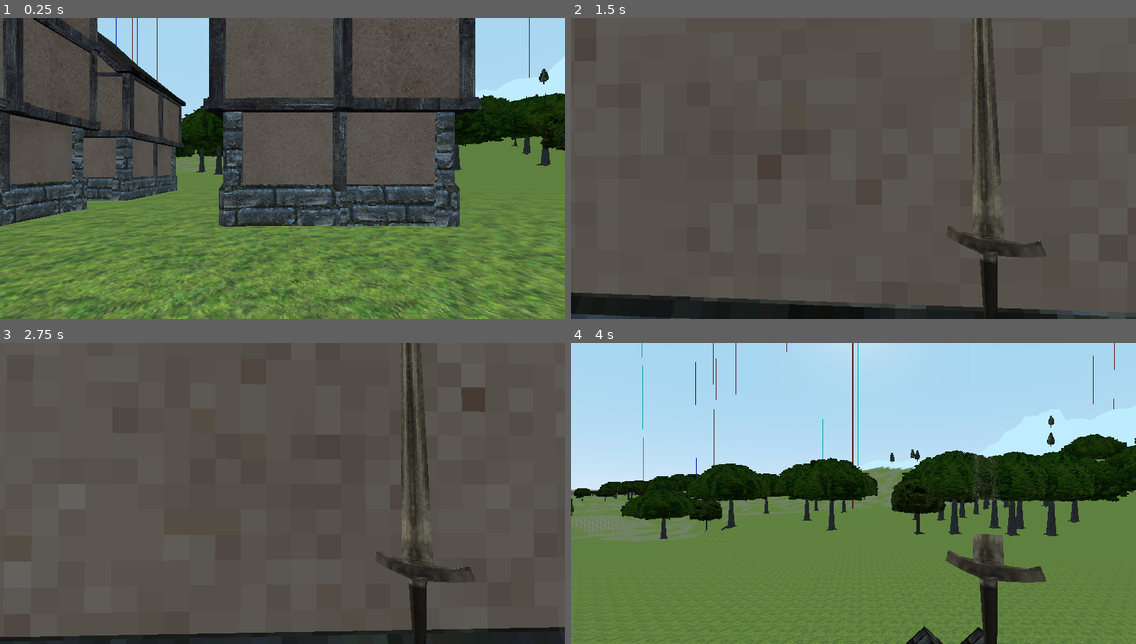
Above: before the commit, frames 1-4 (two rows, left to right).
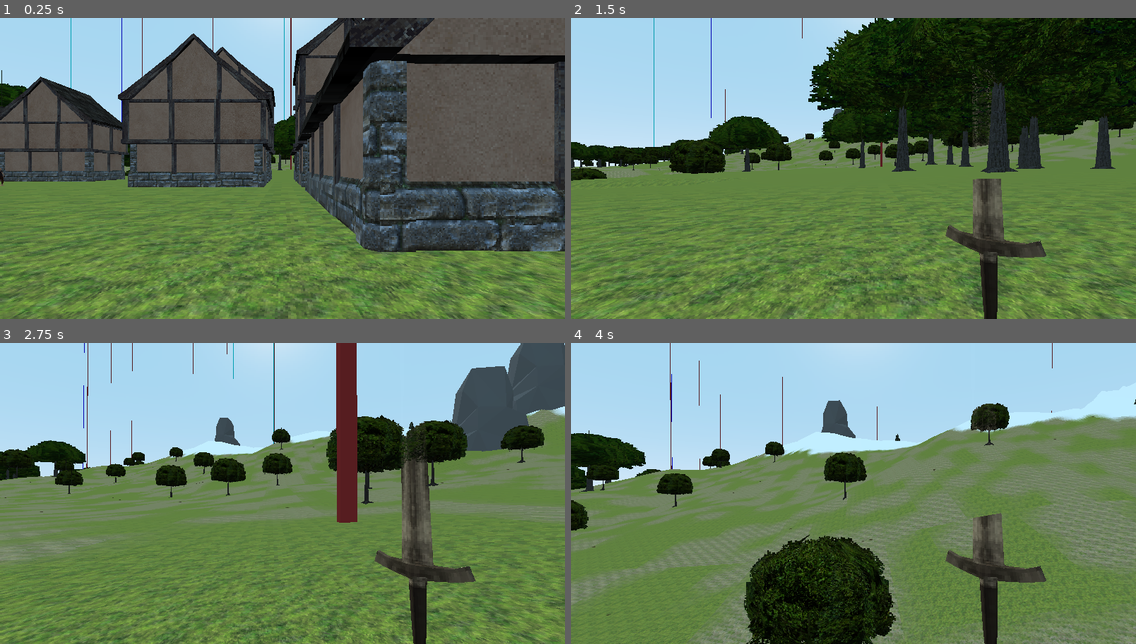
Above: after the commit, the same moments.

Repository: itaden1/webRPG
Game: Godot game, scene res://Scenes/TestNewGen.tscn
Same seed, same stepped clock (60 frames per second), same inputs: the game is played once before the commit and once after it. This scene is started directly instead of the project's main scene.
Inputs (mouse positions are in pixels of both pictures, inside the frame that each line leads up to):
- Up to frame 1 (0.25 s): no input
- Up to frame 2 (1.5 s): tap Enter (ui_accept) at 0.5, 0.77 s; move the mouse to (881, 168) at 0.52 s; press the mouse at (881, 168) at 0.53 s; hold W from 0.53 s (still down); move the mouse to (825, 168) at 1.27 s; release the mouse at (825, 168) at 1.28 s; tap X (DrawSheathWeapon) at 1.35 s
- Up to frame 3 (2.75 s): keep holding W; tap Enter (ui_accept) at 1.52 s; move the mouse to (293, 487) at 2.02 s; hold F (Interact) from 2.03 s (still down)
- Up to frame 4 (4 s): move the mouse to (847, 499) at 2.77 s; release F (Interact) at 2.78 s; tap Tab (ToggleMouse) at 2.85 s; tap Enter (ui_accept) at 3.02, 3.77 s; move the mouse to (1023, 538) at 3.52 s; release W at 3.53 s; hold A from 3.53 s (still down); hold Space from 3.53 s (still down)

The runs differ from the first frame. In frame 1, 63% of the frame differs, in the area x 0-100%, y 0-100%; in frame 2, 96%; in frame 3, 95%; in frame 4, 41%.

Commit message:
refactor town. wip dungeon

Diff:
--- a/Scenes/Dungeons/Dungeon.gd
+++ b/Scenes/Dungeons/Dungeon.gd
@@ -60,19 +60,26 @@
 	for r in grid.keys():
 		# if grid[r] == 1:
 
+		var vec = Utilities.key_as_vec(r)
+		var f_block = floor_block.instance()
+		f_block.transform.origin.x = vec.x * offset
+		f_block.transform.origin.z = vec.y * offset
+		base_node.add_child(f_block)
+		# var mask = Utilities.get_four_bit_bitmask_from_grid(grid, vec)
 
-		# var mask = Utilities.get_four_bit_bitmask_from_grid(grid, vec)
+
+		# roof
+		var r_block = floor_block.instance()
+		r_block.transform.origin.x = vec.x * offset
+		r_block.transform.origin.z = vec.y * offset
+		r_block.transform.origin.y = 10
+		base_node.add_child(r_block)
 
 		var block = get_block(grid[r], Constants.DUNGEON_TYPES.CRYPT, 0)
 
 		if block == null:
 			continue
 
-		var vec = Utilities.key_as_vec(r)
-		var f_block = floor_block.instance()
-		f_block.transform.origin.x = vec.x * offset
-		f_block.transform.origin.z = vec.y * offset
-		base_node.add_child(f_block)
 
 		var inst: Spatial = block.scene.instance()
 		inst.rotate(Vector3.UP, deg2rad(block.rotation))
@@ -82,11 +89,6 @@
 		inst.transform.origin.x = vec.x * offset
 		inst.transform.origin.z = vec.y * offset
 
-		# roof
-		var r_block = floor_block.instance()
-		r_block.transform.origin.x = vec.x * offset
-		r_block.transform.origin.z = vec.y * offset
-		r_block.transform.origin.y = 10
-		base_node.add_child(r_block)
+
 
 	return base_node
--- a/Scenes/TestNewGen.gd
+++ b/Scenes/TestNewGen.gd
@@ -6,7 +6,11 @@
 var world_data: Dictionary
 
 
-var player_placed := false
+var town_scene: PackedScene = load("res://Scenes/Towns/Town.tscn")
+
+
+
+# var player_placed := false
 
 func _init():
 	._init()
@@ -15,6 +19,8 @@
 func _ready():
 	WorldData.generate_world()
 	world_data = WorldData.world
+
+	var player_spawn_points: Array = []
 
 	#TODO remove this variable
 	var debug_chunk_offset = 0
@@ -57,9 +63,16 @@
 					location.position.y,
 					location.position.z + chunk_position.y
 				)
-				build_town(location.layout.buildings, location_node)
+				add_child(location_node)
+				var town_instance = town_scene.instance()
+				town_instance.generate(location.layout)
+				location_node.add_child(town_instance)
+				player_spawn_points += get_player_spawn_points(
+					location.layout.buildings,
+					chunk_position,
+					location_node.global_transform.origin
+				)
 				place_npcs(location.npc_spawn_points, location_node, location.culture)
-				add_child(location_node)
 			if location.type == Constants.LOCATION_TYPES.CITY:
 				# TODO other city things
 				location_node.transform.origin = Vector3(
@@ -67,9 +80,16 @@
 					location.position.y,
 					location.position.z + chunk_position.y
 				)
-				build_town(location.layout.buildings, location_node)
+				add_child(location_node)
+				var town_instance = town_scene.instance()
+				town_instance.generate(location.layout)
+				location_node.add_child(town_instance)
+				player_spawn_points += get_player_spawn_points(
+					location.layout.buildings,
+					chunk_position,
+					location_node.global_transform.origin
+				)
 				place_npcs(location.layout.spawn_points, location_node, location.culture)
-				add_child(location_node)
 			if location.dungeon != null:
 				var offsets = Constants.HOUSE_THEMES[location.culture]["offsets"]
 				var entrance_vec = location.dungeon.entrance
@@ -92,6 +112,8 @@
 				location_node.add_child(exit)
 				exit.transform.origin = Vector3(location.dungeon.entrance.x * offsets.horizontal + 4, -1000, location.dungeon.entrance.y * offsets.horizontal + 8)
 
+				dungeon.transform.origin.y = -1000
+
 				# entrance.exit = exit.get_node("ExitPosition")
 				# entrance.exit_environment = indoor_environment
 				# dungeon_exit.exit_environment = outdoor_environment
@@ -118,6 +140,29 @@
 				obj_inst.transform.origin.y = o.location.y
 				obj_inst.transform.origin.z = o.location.z + chunk_position.y
 
+
+	var player_spawn_position: Vector3 = player_spawn_points[
+		Rng.get_random_range(0, player_spawn_points.size() - 1)
+	]
+
+	var player_scene = load("res://assets/simple_fpsplayer/Player.tscn")
+	var player = player_scene.instance()
+	add_child(player)
+	player.global_transform.origin = player_spawn_position
+
+func get_player_spawn_points(layout: Array, chunk_position, location_position: Vector3) -> Array:
+	var spawn_points := []
+	for l in layout:
+		# var building_node := Spatial.new()
+		var offsets = Constants.HOUSE_THEMES[l.culture]["offsets"]
+		if l.type == Constants.HOUSE_TYPES.TRAINING_GROUND:
+			spawn_points.append(Vector3(
+				l.rect.position.x*offsets.horizontal + location_position.x,
+				location_position.y+1,
+				l.rect.position.y*offsets.horizontal + location_position.z
+			))
+	return spawn_points
+
 func create_splatmap(texture_data):
 	var splat_texture := ImageTexture.new()
 	var splat_image := Image.new()
@@ -152,60 +197,6 @@
 		location_node.add_child(npc)
 
 
-
-func build_town(layout: Array, location_node: Spatial):
-	"""
-	iterate through each floor of each building and place the relevent tile based on bitmask value
-	"""
-	for l in layout:
-		var building_node := Spatial.new()
-		var grid_size = l.grid.size()
-		var offsets = Constants.HOUSE_THEMES[l.culture]["offsets"]
-		if l.type == Constants.HOUSE_TYPES.TRAINING_GROUND:
-			# TODO create proper spawn zone
-			# place spawn point in empty lot for now
-			if player_placed == false:
-				var player_scene = load("res://assets/simple_fpsplayer/Player.tscn")
-				var player = player_scene.instance()
-				building_node.add_child(player)
-				player.transform.origin = Vector3(l.rect.position.x*offsets.horizontal, player.transform.origin.y, l.rect.position.y*offsets.horizontal)
-				player_placed = true
-
-		for f in range(grid_size):
-			var floor_layout = l.grid[f]
-			var culture = l.culture
-			var level = f
-			var level_key = level
-			if f >= l.grid.size() -1:
-				level_key = "roof"
-
-			var tile_data = Constants.HOUSE_THEMES[culture][level_key]
-
-			var floor_node = place_floor(floor_layout, tile_data, level, offsets)
-
-			building_node.add_child(floor_node)
-
-		location_node.add_child(building_node)
-
-
-func place_floor(floor_layout: Dictionary, tile_data: Dictionary, level, offsets) -> Spatial:
-	var node: Spatial = Spatial.new()
-	for k in floor_layout.keys():
-		var mask = floor_layout[k]
-		var vec = Utilities.key_as_vec(k)
-		var tile = tile_data[mask]
-		if tile.has("scene"):
-			var tile_inst = tile.scene.instance()
-			tile_inst.rotate(Vector3.UP, deg2rad(tile.rotation))
-			tile_inst.transform.origin = Vector3(
-				vec.x * offsets.horizontal,
-				level * offsets.vertical,
-				vec.y * offsets.horizontal
-			)
-			node.add_child(tile_inst)
-
-	return node
-
 func apply_heights_to_mesh(
 	mesh: PlaneMesh,
 	heights: Array
--- /dev/null
+++ b/Scenes/Towns/Town.gd
@@ -0,0 +1,69 @@
+extends Spatial
+
+const utilities = preload("res://Scripts/Utilities.gd")
+var Utilities
+
+
+func _init():
+	._init()
+	Utilities = utilities.new()
+
+func generate(location: Dictionary):
+	var town: Spatial = build_town(location.buildings)
+	add_child(town)
+
+func build_town(layout: Array) -> Spatial:
+	"""
+	iterate through each floor of each building and place the relevent tile based on bitmask value
+	"""
+	var town_node: Spatial = Spatial.new()
+
+	for l in layout:
+		var building_node := Spatial.new()
+		var grid_size = l.grid.size()
+		var offsets = Constants.HOUSE_THEMES[l.culture]["offsets"]
+		# if l.type == Constants.HOUSE_TYPES.TRAINING_GROUND:
+		# 	# TODO create proper spawn zone
+		# 	# place spawn point in empty lot for now
+		# 	if player_placed == false:
+		# 		var player_scene = load("res://assets/simple_fpsplayer/Player.tscn")
+		# 		var player = player_scene.instance()
+		# 		building_node.add_child(player)
+		# 		player.transform.origin = Vector3(l.rect.position.x*offsets.horizontal, player.transform.origin.y, l.rect.position.y*offsets.horizontal)
+		# 		player_placed = true
+
+		for f in range(grid_size):
+			var floor_layout = l.grid[f]
+			var culture = l.culture
+			var level = f
+			var level_key = level
+			if f >= l.grid.size() -1:
+				level_key = "roof"
+
+			var tile_data = Constants.HOUSE_THEMES[culture][level_key]
+
+			var floor_node: Spatial = place_floor(floor_layout, tile_data, level, offsets)
+
+			building_node.add_child(floor_node)
+
+		town_node.add_child(building_node)
+	return town_node
+
+
+func place_floor(floor_layout: Dictionary, tile_data: Dictionary, level, offsets) -> Spatial:
+	var node: Spatial = Spatial.new()
+	for k in floor_layout.keys():
+		var mask = floor_layout[k]
+		var vec = Utilities.key_as_vec(k)
+		var tile = tile_data[mask]
+		if tile.has("scene"):
+			var tile_inst = tile.scene.instance()
+			tile_inst.rotate(Vector3.UP, deg2rad(tile.rotation))
+			tile_inst.transform.origin = Vector3(
+				vec.x * offsets.horizontal,
+				level * offsets.vertical,
+				vec.y * offsets.horizontal
+			)
+			node.add_child(tile_inst)
+
+	return node
--- a/Scenes/Towns/Town.tscn
+++ b/Scenes/Towns/Town.tscn
@@ -1,6 +1,6 @@
 [gd_scene load_steps=2 format=2]
 
-[ext_resource path="res://Scenes/Towns/TownGenerator.gd" type="Script" id=1]
+[ext_resource path="res://Scenes/Towns/Town.gd" type="Script" id=1]
 
 [node name="Spatial" type="Spatial"]
 script = ExtResource( 1 )
--- a/Scripts/Generators/BinaryPartitionTree.gd
+++ b/Scripts/Generators/BinaryPartitionTree.gd
@@ -184,7 +184,6 @@
 	for rect in leaf_nodes:
 		for point_x in range(rect.position.x, rect.size.x):
 			for point_y in range(rect.position.y, rect.size.y):
-				print(point_x, point_y)
 				grid[Utilities.vec_as_key(Vector2(point_x, point_y))] = Constants.TILE_TYPES.OPEN
 				# grid[point_x][point_y] = Constants.TILE_TYPES.OPEN
 	return grid
--- a/Scripts/Generators/TerrainDataGenerator.gd
+++ b/Scripts/Generators/TerrainDataGenerator.gd
@@ -507,15 +507,15 @@
 
 	var dungeon_grid: Dictionary = {}
 	dungeon_grid = bpt.graph_as_grid(tree)
-	# for x in range(0, dungeon_template.width):
-	# 	for y in range(0, dungeon_template.height):
-	# 		dungeon_grid[Utilities.vec_as_key(Vector2(x,y))] = Constants.TILE_TYPES.BLOCKED #0
+	for x in range(0, dungeon_template.width):
+		for y in range(0, dungeon_template.height):
+			dungeon_grid[Utilities.vec_as_key(Vector2(x,y))] = Constants.TILE_TYPES.BLOCKED #0
 
 	var all_leaves = bpt.get_leaf_nodes(tree, tree.keys()[0])
-	# for l in all_leaves:
-	# 	for x in range(l.position.x, l.end.x):
-	# 		for y in range(l.position.y, l.end.y):
-	# 			dungeon_grid[Utilities.vec_as_key(Vector2(x,y))] = Constants.TILE_TYPES.OPEN #1
+	for l in all_leaves:
+		for x in range(l.position.x, l.end.x):
+			for y in range(l.position.y, l.end.y):
+				dungeon_grid[Utilities.vec_as_key(Vector2(x,y))] = Constants.TILE_TYPES.OPEN #1
 
 	for l in all_leaves:
 		var corridor_grid = bpt.make_corridors(tree, l, {})
@@ -523,22 +523,25 @@
 			if dungeon_grid[k] == Constants.TILE_TYPES.BLOCKED:
 				dungeon_grid[k] = corridor_grid[k]
 
-	var exit_vec: Vector2
+	var new_grid := {}
+
 	var possible_exits := []
 	for n in dungeon_grid.keys():
 		var vec = Utilities.key_as_vec(n)
 		if vec.x == 0 or vec.y == 0:
 			if dungeon_grid[n] == Constants.TILE_TYPES.OPEN:
 				possible_exits.append(vec)
-		dungeon_grid[n] = Utilities.get_four_bit_bitmask_from_grid(dungeon_grid, vec)
-
-	exit_vec = possible_exits[Rng.get_random_range(0, possible_exits.size()-1)]
-	dungeon_grid[Utilities.vec_as_key(exit_vec)] = Constants.TILE_TYPES.EXIT# 2
+		var mask: int = Utilities.get_four_bit_bitmask_from_grid(dungeon_grid, vec)
+		if dungeon_grid[n] == Constants.TILE_TYPES.OPEN and mask < 15:
+			new_grid[n] = mask
+
+	# exit_vec = possible_exits[Rng.get_random_range(0, possible_exits.size()-1)]
+	# dungeon_grid[Utilities.vec_as_key(exit_vec)] = Constants.TILE_TYPES.EXIT# 2
 	var entry = possible_entrances.keys()[Rng.get_random_range(0, possible_entrances.keys().size()-1)]
 
 
 	return {
-		layout=dungeon_grid,
+		layout=new_grid,
 		entrance=Utilities.key_as_vec(entry)
 	}
 
